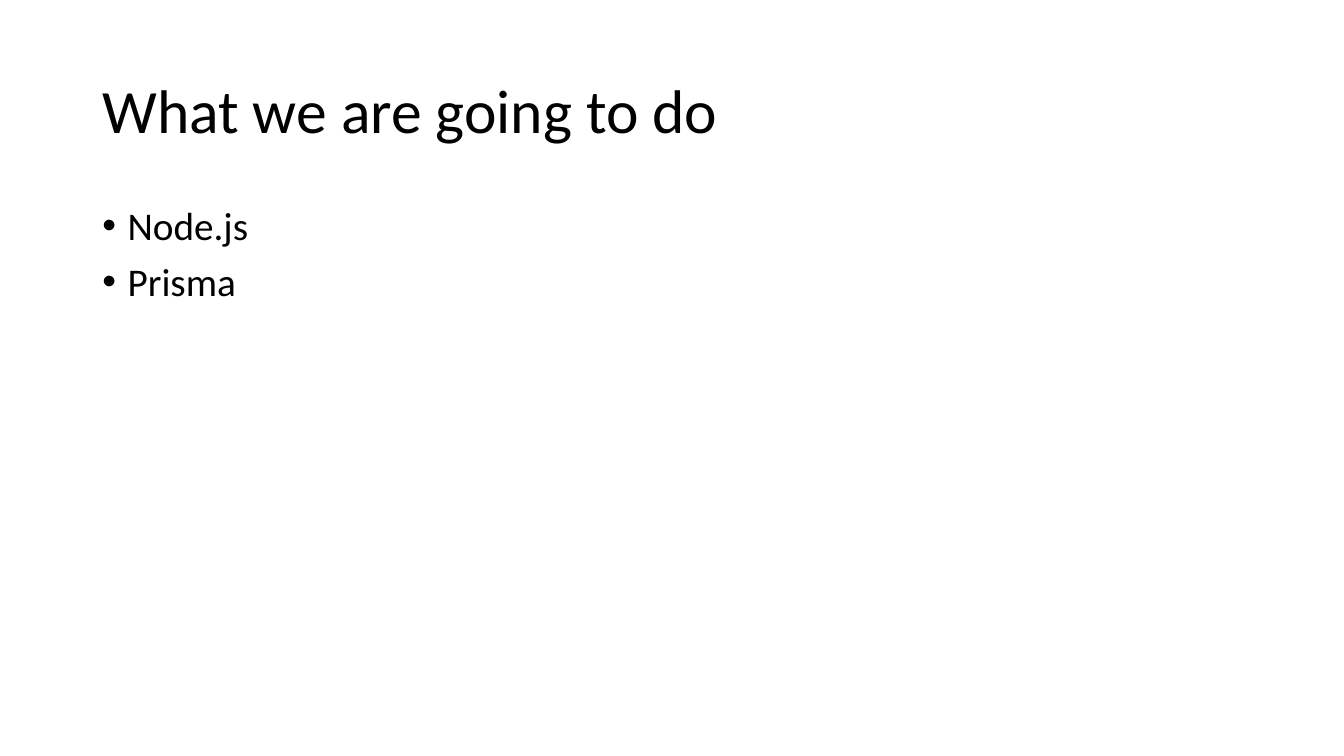
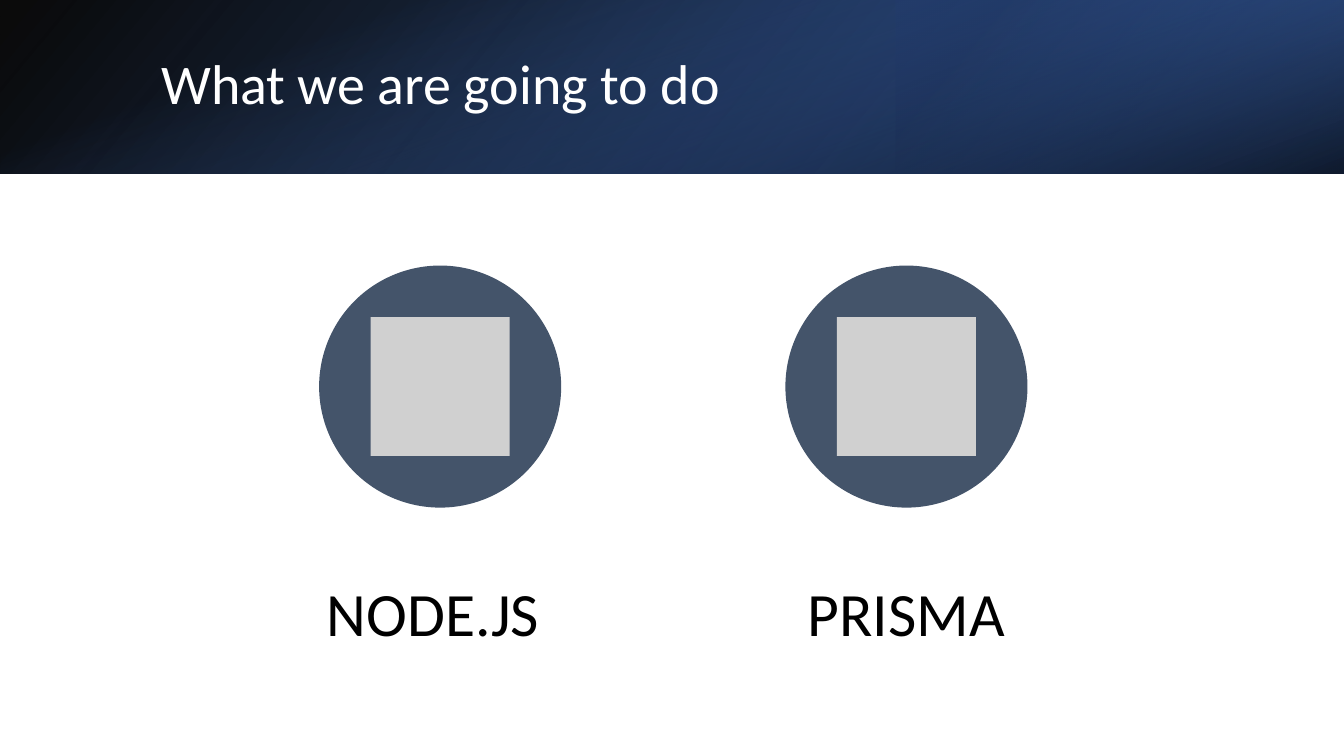
Before and after one commit to 1shaked/full-stack, a slide deck: slide 5 of 26ass/Node intro.pptx. Drawn at 1344x756 pixels with LibreOffice and Linux fonts; fonts in the diff are those of the drawing; grey boxes stand for pictures. Boxes give left, top, right and bottom in pixels: in the first picture for what was removed or moved away, otherwise in the second. Text is boxed around its words. In the diff, an @@ line names an element or a change of style, - is before the commit and + after.

```diff
--- a/26ass/Node intro.pptx
+++ b/26ass/Node intro.pptx
@@ rectangle added at [0,0,1344,173], fill gradient #000000 to #2F5597 @@
@@ rectangle added at [0,1,1343,174], fill gradient #4472C4 to #000000 @@
@@ rectangle added at [896,0,1344,173], fill gradient #203864 to #4472C4 @@
@@ title "What we are going to ...": place and size @@
-title "What we are going to ..." at [102,90,718,144]
+title "What we are going to ..." at [161,65,720,114]
@@ title "What we are going to ..." at [161,65,720,114]: size 44 to 40 pt, text colour #000000 to #FFFFFF @@
@@ text removed at [128,212,248,297] @@
-• Node.js
-• Prisma
@@ group added at [320,265,1027,637]: 2 ellipses, 2 pictures, 2 texts @@
+NODE.JS
+PRISMA
```
Also in this commit, not shown: 11 other slides changed, 19 slides added, 31 other files.
